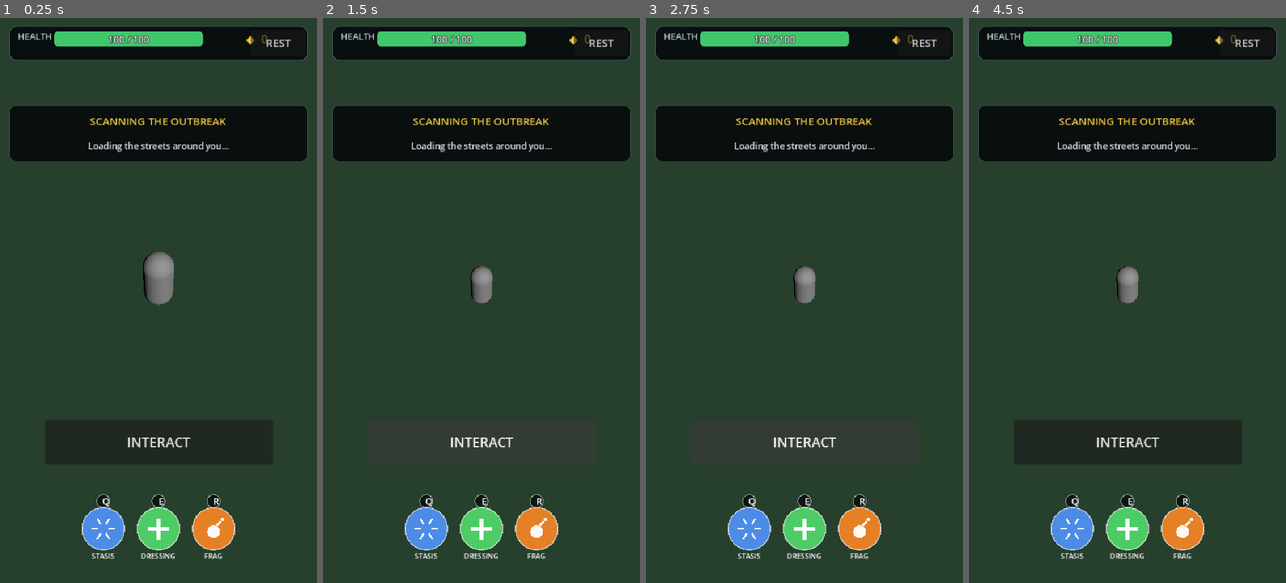
Above: before the commit, frames 1-4 (left to right).
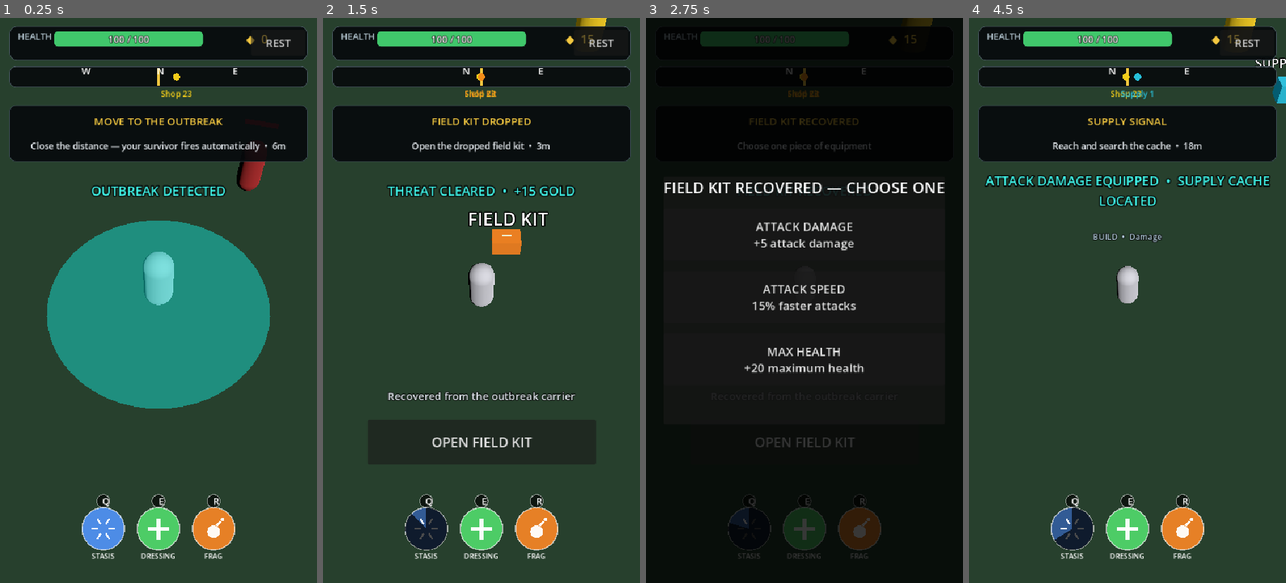
Above: after the commit, the same moments.

Repository: Geoboardman/zombie-gps
Game: Godot game, scene res://scenes/main.tscn
Two runs of this game, one before a commit and one after it. Both use one fixed random seed, a clock stepped at 60 frames per second and the inputs below.
Inputs (mouse positions are in pixels of both pictures, inside the frame that each line leads up to):
- Up to frame 1 (0.25 s): no input
- Up to frame 2 (1.5 s): tap Enter (ui_accept) at 0.5, 0.77 s; move the mouse to (427, 526) at 0.52 s; hold D (move_right) 0.53-1.25 s; tap Q (ability_1) at 0.6 s; click (427, 526) at 0.67 s; click (481, 441) at 1.25 s, where only the run before the commit has a clickable "INTERACT"
- Up to frame 3 (2.75 s): click "INTERACT" (after the commit: "OPEN FIELD KIT") at 2 s
- Up to frame 4 (4.5 s): click (1127, 232) at 2.75 s, where only the run after the commit has a clickable "ATTACK DAMAGE +5 attack damage"; click "REST" at 3.5 s; click "CONTINUE WALKING" at 4.25 s

The runs differ from the first frame. In frame 1, 24% of the frame differs, in the area x 2-98%, y 8-76%; in frame 2, 8.4%; in frame 3, 87%, in the area x 0-100%, y 0-100%; in frame 4, 7.9%.
Error before the commit: Parse Error: Cannot infer the type of "heal_this_frame" variable because the value doesn't have a set type. (res://scripts/player_controller.gd:233)

Commit message:
Fix strict GDScript type inference errors

Diff:
--- a/scripts/player_controller.gd
+++ b/scripts/player_controller.gd
@@ -228,9 +228,9 @@
 func _process_field_dressing(delta: float) -> void:
 	if _field_dressing_timer <= 0.0:
 		return
-	var active_delta := min(delta, _field_dressing_timer)
+	var active_delta: float = minf(delta, _field_dressing_timer)
 	_field_dressing_timer -= active_delta
-	var heal_this_frame := (_field_dressing_remaining / max(_field_dressing_timer + active_delta, 0.001)) * active_delta
+	var heal_this_frame: float = (_field_dressing_remaining / maxf(_field_dressing_timer + active_delta, 0.001)) * active_delta
 	_regen_accumulator += heal_this_frame
 	_field_dressing_remaining = max(0.0, _field_dressing_remaining - heal_this_frame)
 	if _regen_accumulator >= 1.0:
@@ -329,7 +329,7 @@
 
 # Auto-targets the densest nearby cluster, so it stays a single safe tap.
 func frag_grenade() -> void:
-	var target := _densest_enemy_position()
+	var target: Variant = _densest_enemy_position()
 	if target == null:
 		return
 	_spawn_grenade_telegraph(target)
